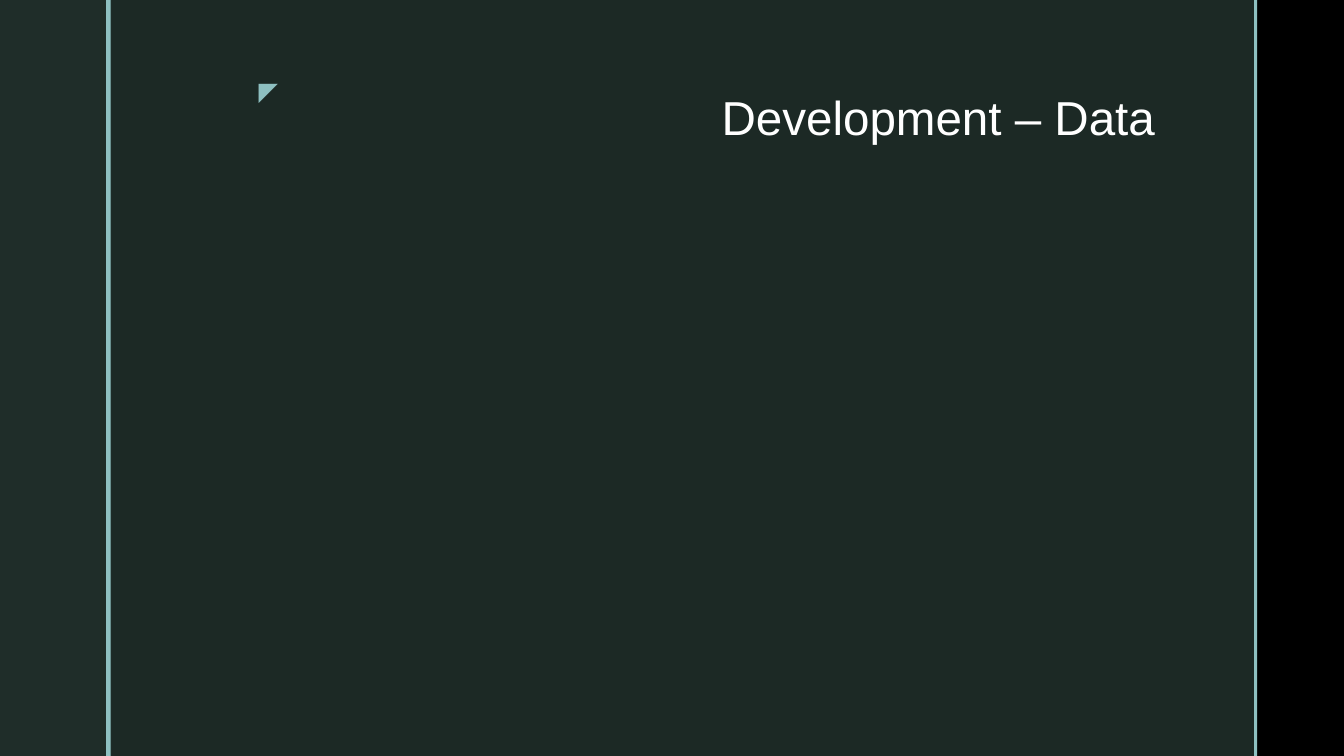
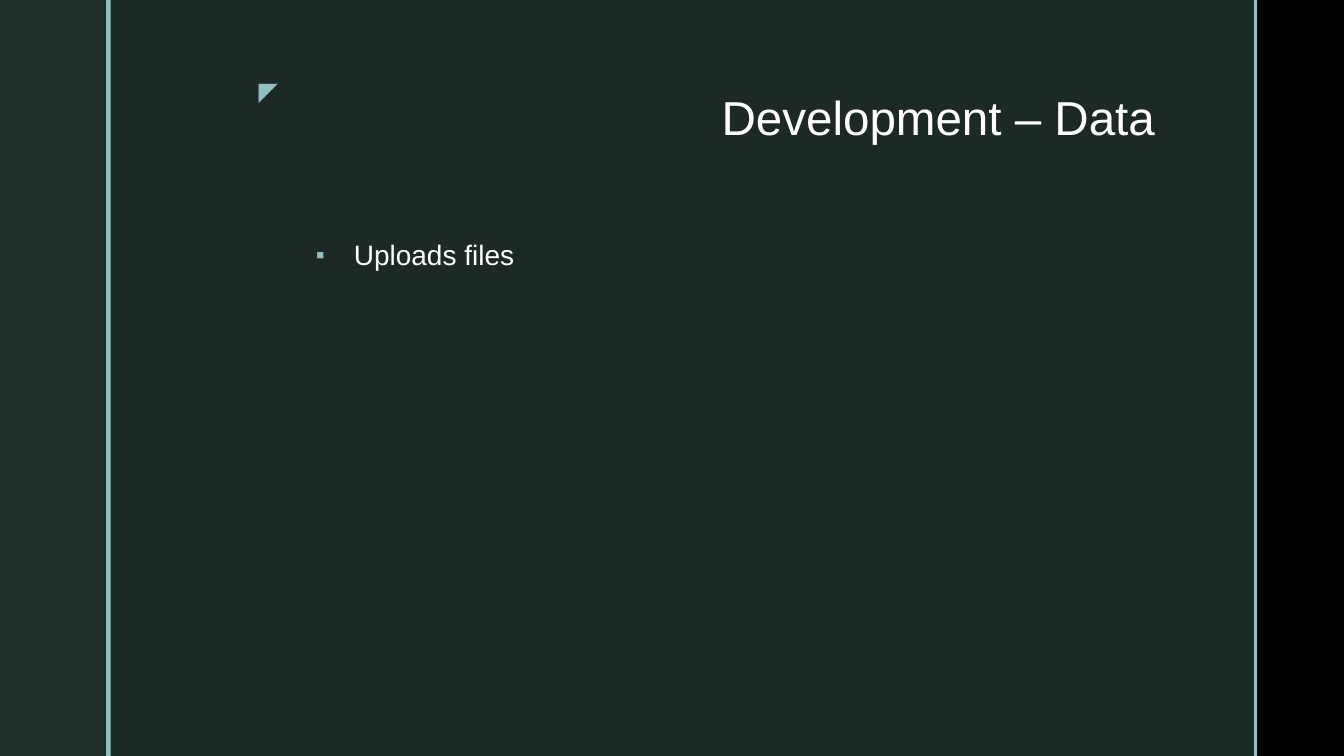
Before and after one commit to dtvu94/Apollo-Server-Client, a slide deck: slide 16 of Docs/Apollo_Server.pptx (slide 11 before the commit). Drawn at 1344x756 pixels with LibreOffice and Linux fonts; fonts in the diff are those of the drawing; background and template pictures are left out. Boxes give left, top, right and bottom in pixels: in the first picture for what was removed or moved away, otherwise in the second. Text is boxed around its words. In the diff, an @@ line names an element or a change of style, - is before the commit and + after.

```diff
--- a/Docs/Apollo_Server.pptx
+++ b/Docs/Apollo_Server.pptx
@@ text added at (354,244,514,271), 20 pt, text #FFFFFF @@
+▪ Uploads files
```
Also in this commit, not shown: 2 other slides changed, 8 slides added, 2 slides removed, 9 other files.
